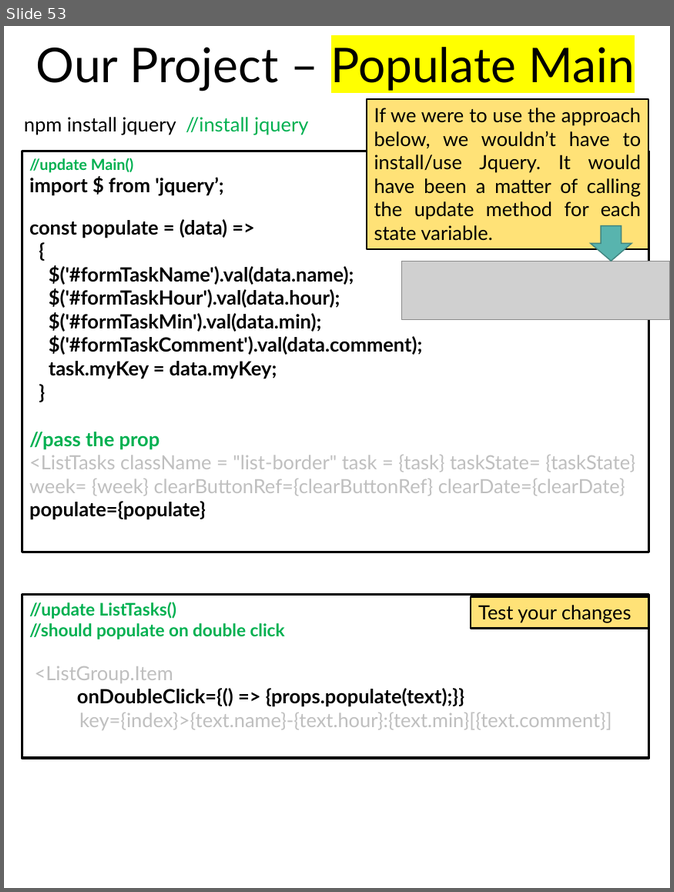
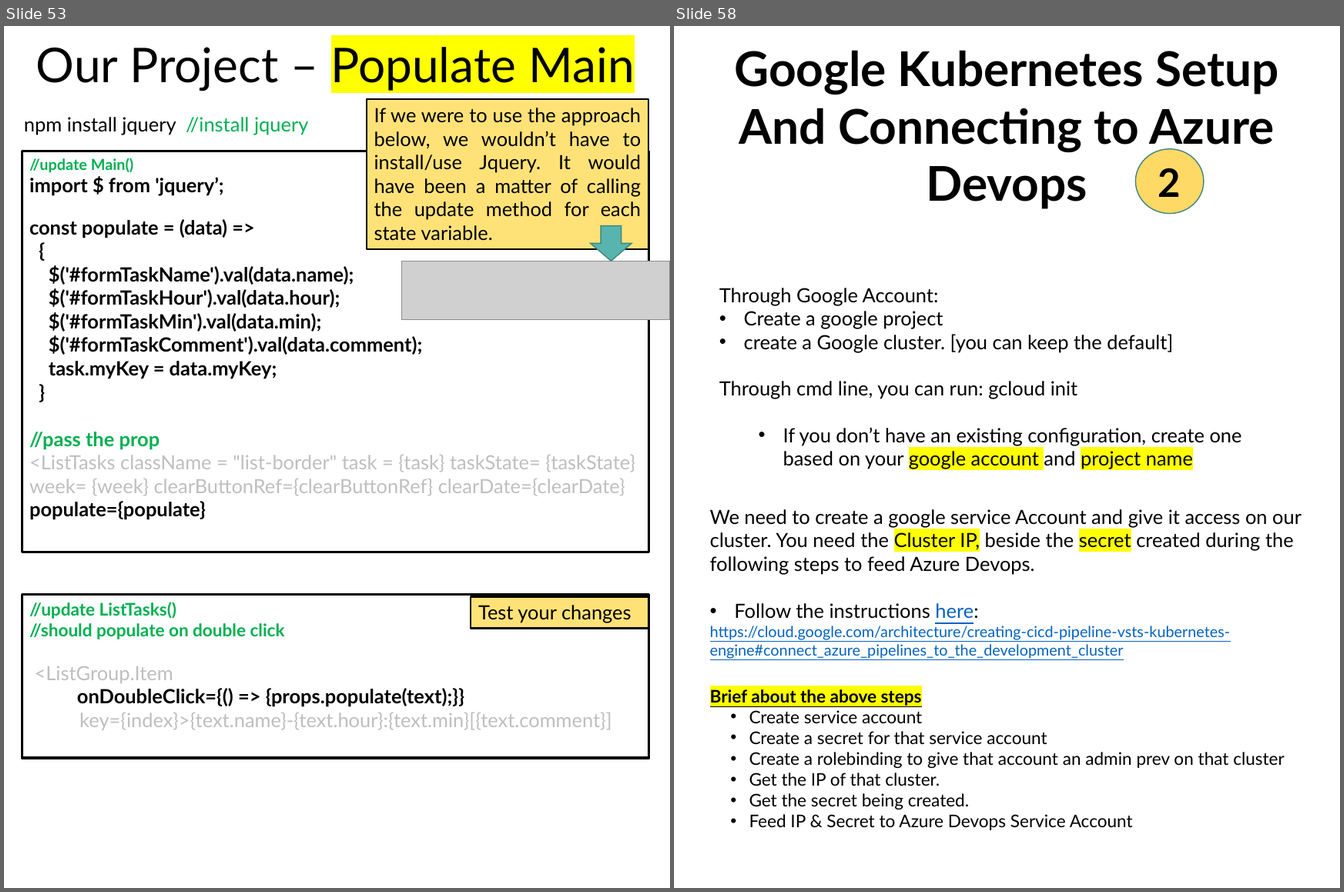
Before and after one commit to scorpion0511/mytracker, a slide deck: doc/React.pptx. Shown side by side, each under a label of ours: slide 53 before the commit, slides 53 and 58 after it; the slides between them are not shown. The pictures are 674x892 and 1344x892 pixels, drawn with LibreOffice and Linux fonts; fonts in the diff are those of the drawing; grey boxes stand for pictures. Boxes give left, top, right and bottom in pixels: in the first picture for what was removed or moved away, otherwise in the second. Text is boxed around its words. In the diff, an @@ line names an element or a change of style, - is before the commit and + after.

```diff
--- a/doc/React.pptx
+++ b/doc/React.pptx
@@ slide 58 added at (x1=674, y1=26, x2=1340, y2=888), background #FFFFFF @@
@@ text added at (x1=734, y1=50, x2=1279, y2=209), 44 pt, text #000000, bold @@
+Google Kubernetes Setup
+And Connecting to Azure Devops
@@ ellipse added at (x1=1135, y1=149, x2=1204, y2=213), fill #FFD966, outline #418581 1 pt, 36 pt, text #000000, bold @@
+2
@@ text added at (x1=719, y1=288, x2=1173, y2=353), 18 pt, text #000000 @@
+Through Google Account:
+• Create a google project
+• create a Google cluster. [you can keep the default]
@@ text added at (x1=719, y1=381, x2=1242, y2=470), 18 pt, text #000000 @@
+Through cmd line, you can run: gcloud init
+  • If you don’t have an existing configuration, create one based on your google account and project name
@@ text added at (x1=710, y1=510, x2=1302, y2=659), 18 pt, text #000000 @@
+We need to create a google service Account and give it access on our cluster. You need the Cluster IP, beside the secret created during the following steps to feed Azure Devops.
+• Follow the instructions here:
+https://cloud.google.com/architecture/creating-cicd-pipeline-vsts-kubernetes-engine#connect_azure_pipelines_to_the_development_cluster
@@ text added at (x1=710, y1=690, x2=1285, y2=831), 16 pt, text #000000 @@
+Brief about the above steps
+  • Create service account
+  • Create a secret for that service account
+  • Create a rolebinding to give that account an admin prev on that cluster
+  • Get the IP of that cluster.
+  • Get the secret being created.
+  • Feed IP & Secret to Azure Devops Service Account
```
Also in this commit, not shown: 11 other slides added, 6 other files.
